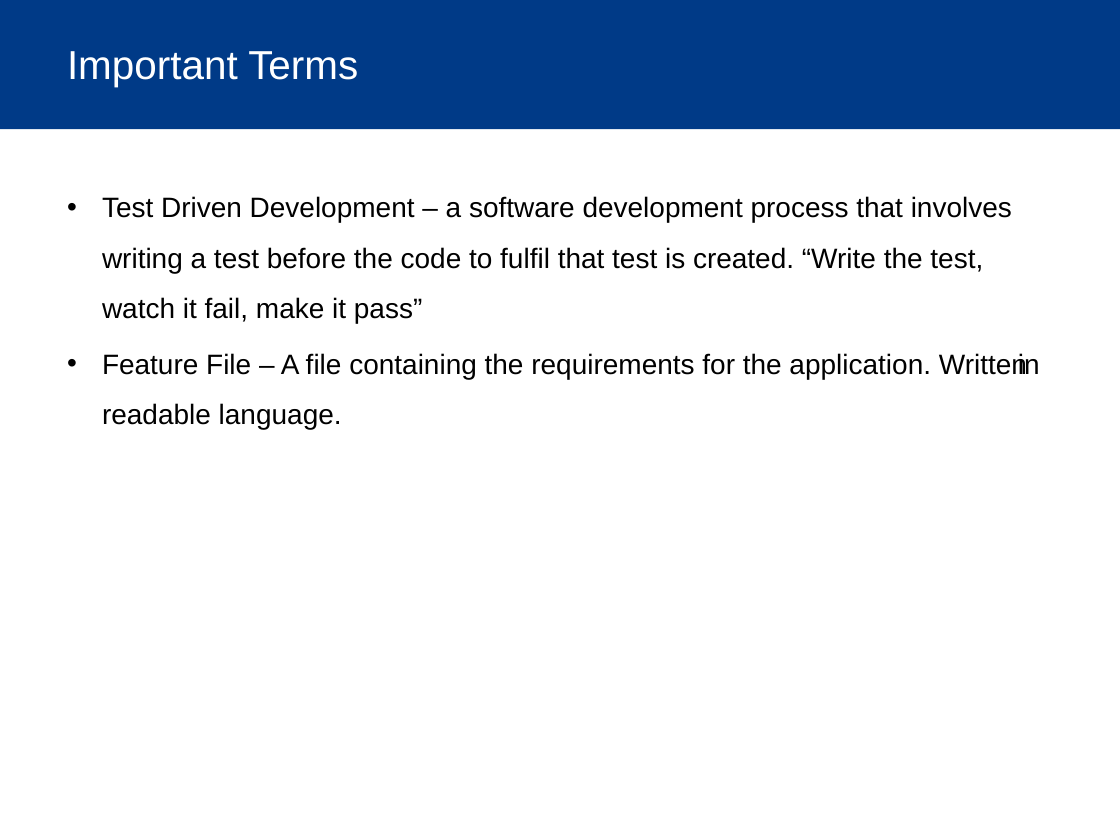
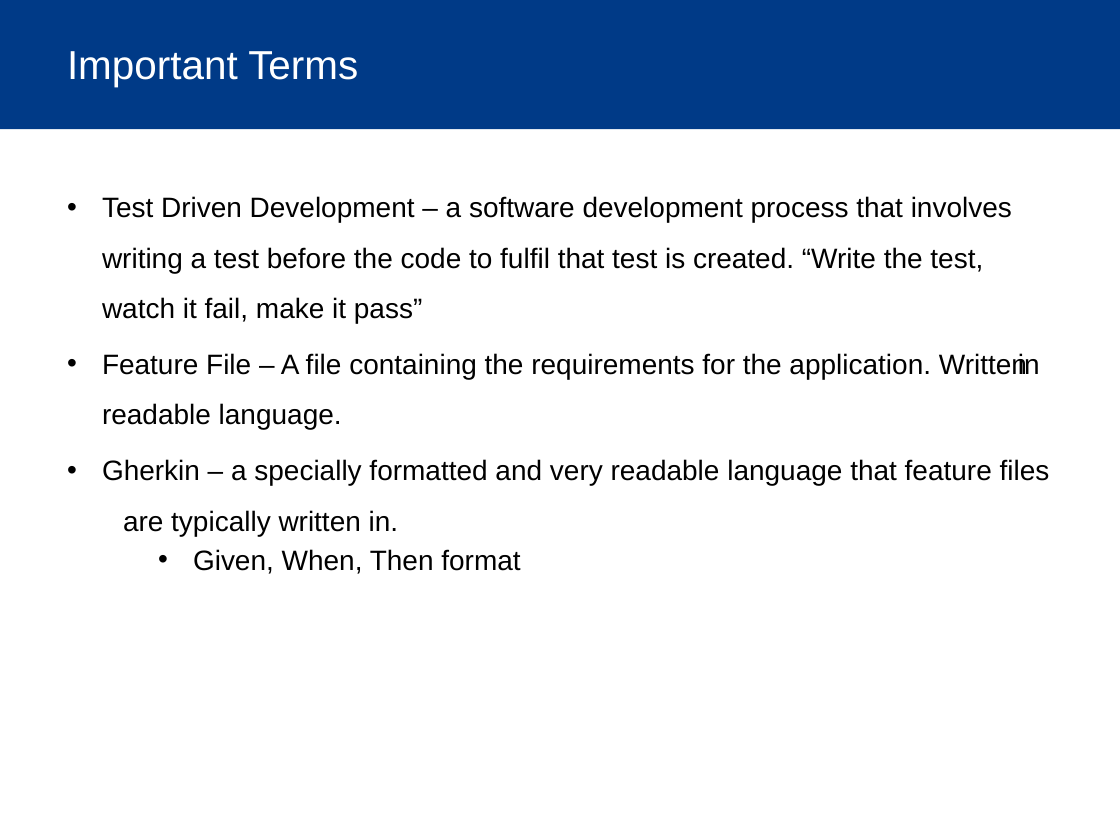
Before and after one commit to bmanley91/BDD-talk, a slide deck: slide 4 of BDD.pptx. Drawn at 1120x840 pixels with LibreOffice and Linux fonts; fonts in the diff are those of the drawing; background and template pictures are left out. Boxes give left, top, right and bottom in pixels: in the first picture for what was removed or moved away, otherwise in the second. Text is boxed around its words. In the diff, an @@ line names an element or a change of style, - is before the commit and + after.

```diff
--- a/BDD.pptx
+++ b/BDD.pptx
@@ text at [102, 459, 1050, 574]: paragraphs added @@
+• Gherkin – a specially formatted and very readable language that feature files are typically written in.
+  • Given, When, Then format
```
Also in this commit, not shown: 2 other slides changed, 1 slide added.
